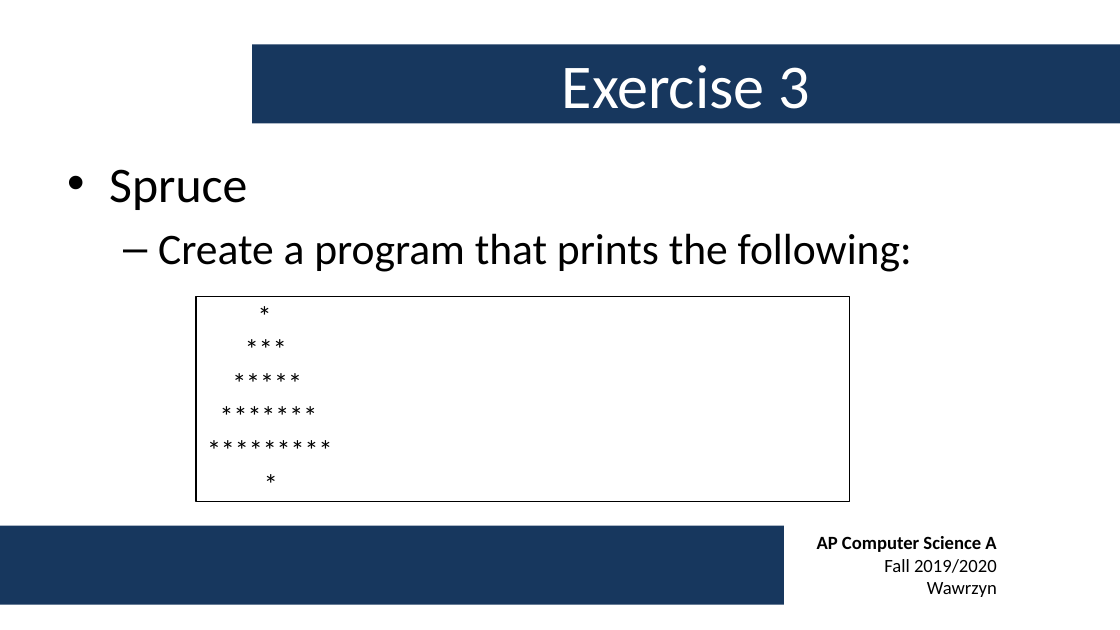
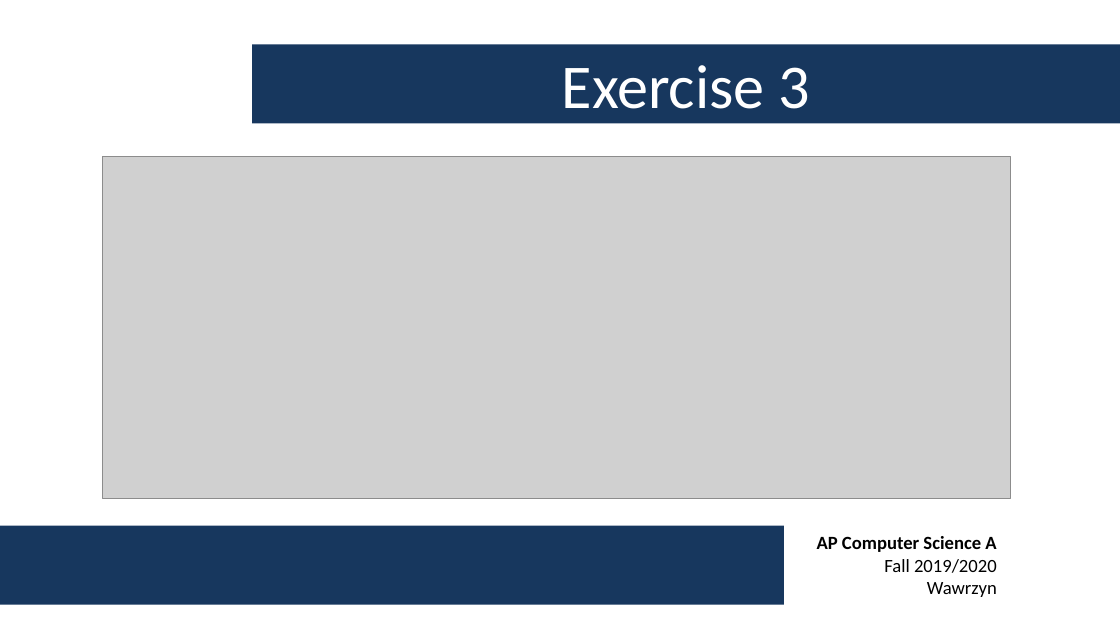
Before and after one commit to swawrzyn/shtcs-ap-cs-fall-2019, a slide deck: slide 17 of Week 1/AP CS A - Week 1 Lecture.pptx. Drawn at 1120x630 pixels with LibreOffice and Linux fonts; fonts in the diff are those of the drawing; grey boxes stand for pictures; background and template pictures are left out. Boxes give left, top, right and bottom in pixels: in the first picture for what was removed or moved away, otherwise in the second. Text is boxed around its words. In the diff, an @@ line names an element or a change of style, - is before the commit and + after.

```diff
--- a/Week 1/AP CS A - Week 1 Lecture.pptx
+++ b/Week 1/AP CS A - Week 1 Lecture.pptx
@@ picture added at bbox=[103, 157, 1010, 498] @@
@@ text removed at bbox=[109, 169, 912, 272] @@
-• Spruce
-  – Create a program that prints the following:
@@ rectangle removed at bbox=[196, 297, 849, 502] @@
-*
-***
-*****
-*******
-*********
-*
```
Also in this commit, not shown: 11 slides added, 6 slides removed.
